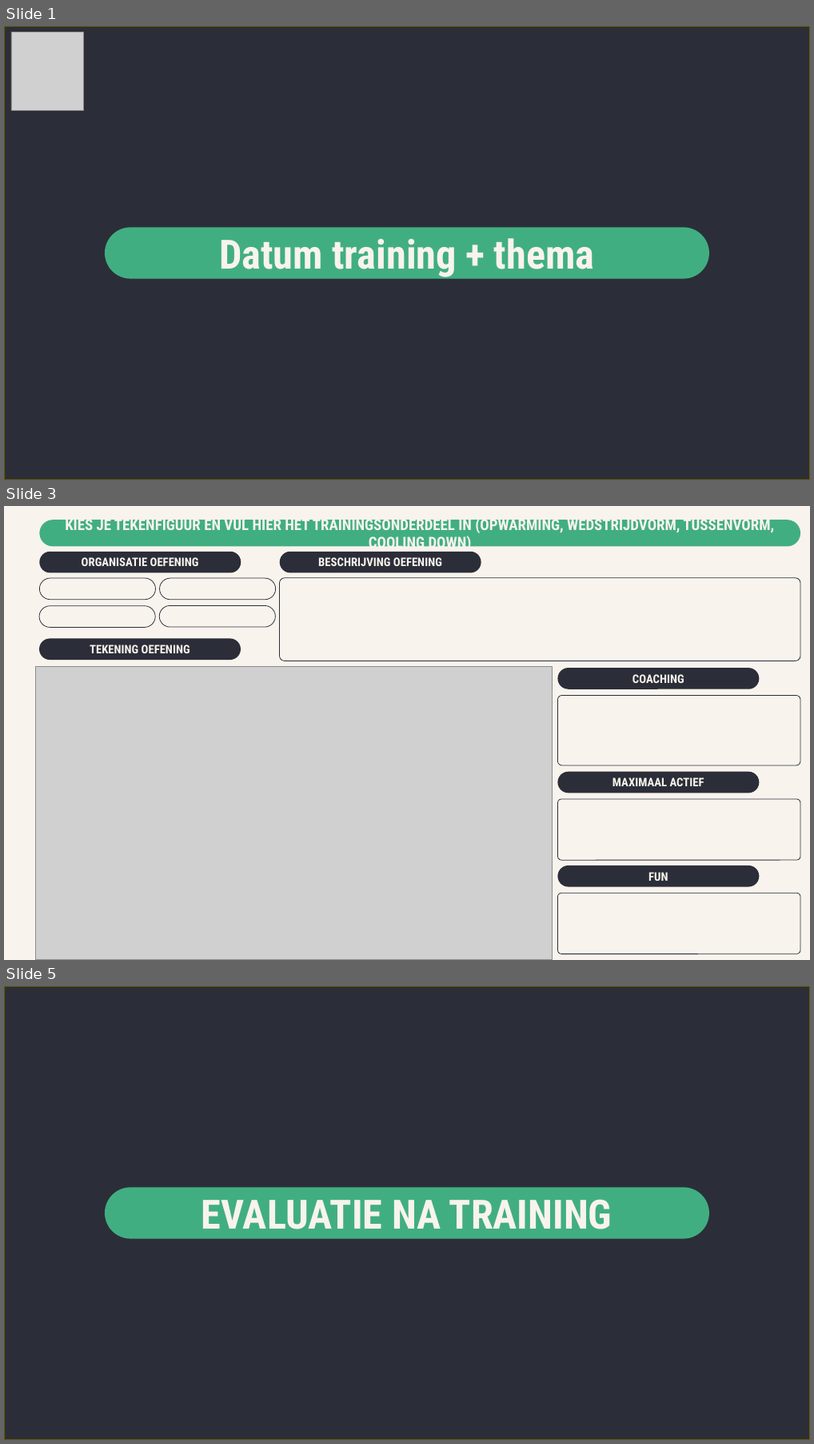
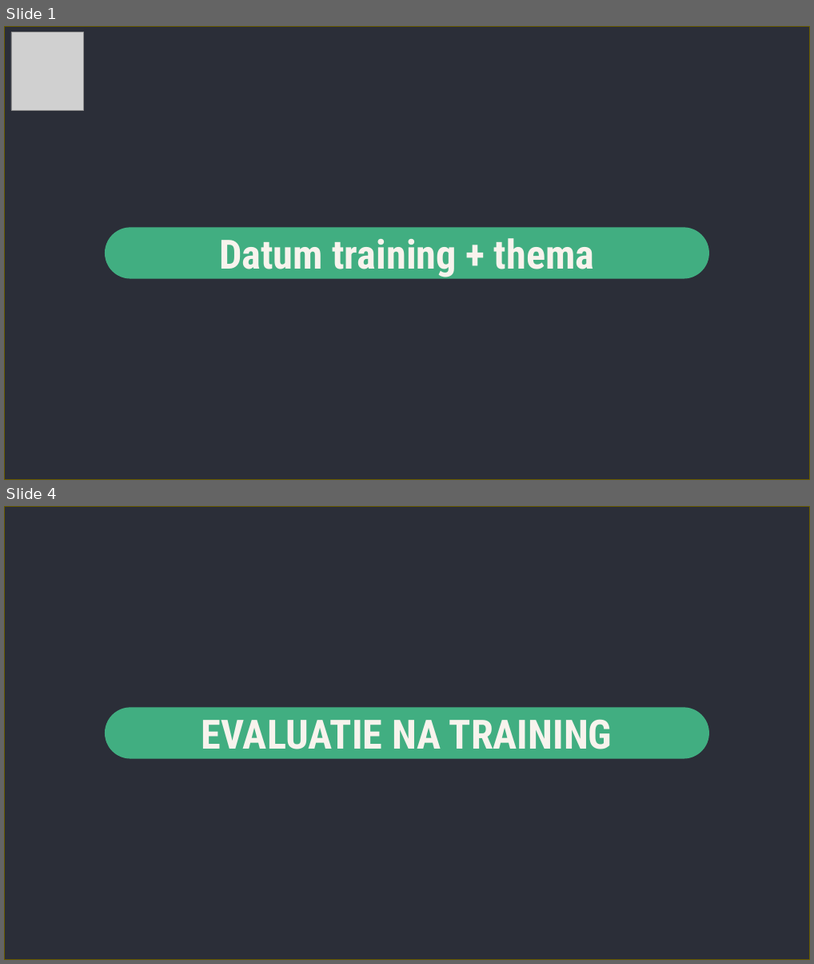
Before and after one commit to trosaurus/kfclennik, a slide deck: backend/assets/templates/training-kfc-template.pptx. Shown one above the other, each under a label of ours: slides 1, 3 and 5 before the commit, slides 1 and 4 after it; the slides between them are not shown. The pictures are 814x1444 and 814x964 pixels, drawn with LibreOffice and Linux fonts; fonts in the diff are those of the drawing; grey boxes stand for pictures; background and template pictures are left out. Boxes give left, top, right and bottom in pixels: in the first picture for what was removed or moved away, otherwise in the second. Text is boxed around its words. In the diff, an @@ line names an element or a change of style, - is before the commit and + after.

```diff
--- a/backend/assets/templates/training-kfc-template.pptx
+++ b/backend/assets/templates/training-kfc-template.pptx
@@ slide 3 removed at (4,506,810,960), background picture (left out) @@
@@ rounded rectangle removed at (40,520,802,547) @@
-KIES JE TEKENFIGUUR EN VUL HIER HET TRAININGSONDERDEEL IN (OPWARMING, WEDSTRIJDVORM, TUSSENVORM, COOLING DOWN)
@@ rounded rectangle removed at (40,552,241,572) @@
-ORGANISATIE OEFENING
@@ rounded rectangle removed at (280,552,482,572) @@
-BESCHRIJVING OEFENING
@@ rounded rectangle removed at (39,639,241,660) @@
-TEKENING OEFENING
@@ picture removed at (36,666,553,960) @@
@@ rounded rectangle removed at (558,668,759,688) @@
-COACHING
@@ rounded rectangle removed at (558,772,759,792) @@
-MAXIMAAL ACTIEF
@@ rounded rectangle removed at (558,865,759,887) @@
-FUN
@@ what was slide 5 is now slide 4 @@
```
Also in this commit, not shown: 1 slide changed, 1 slide added, 1 other slide removed, 7 other files.
